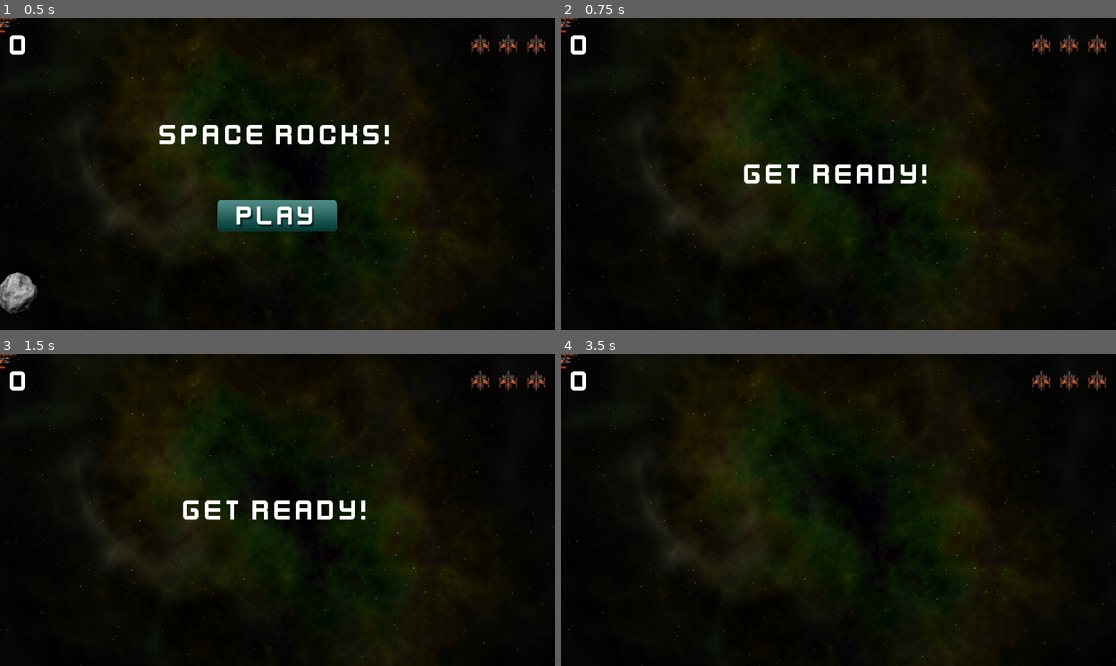
Above: before the commit, frames 1-4 (two rows, left to right).
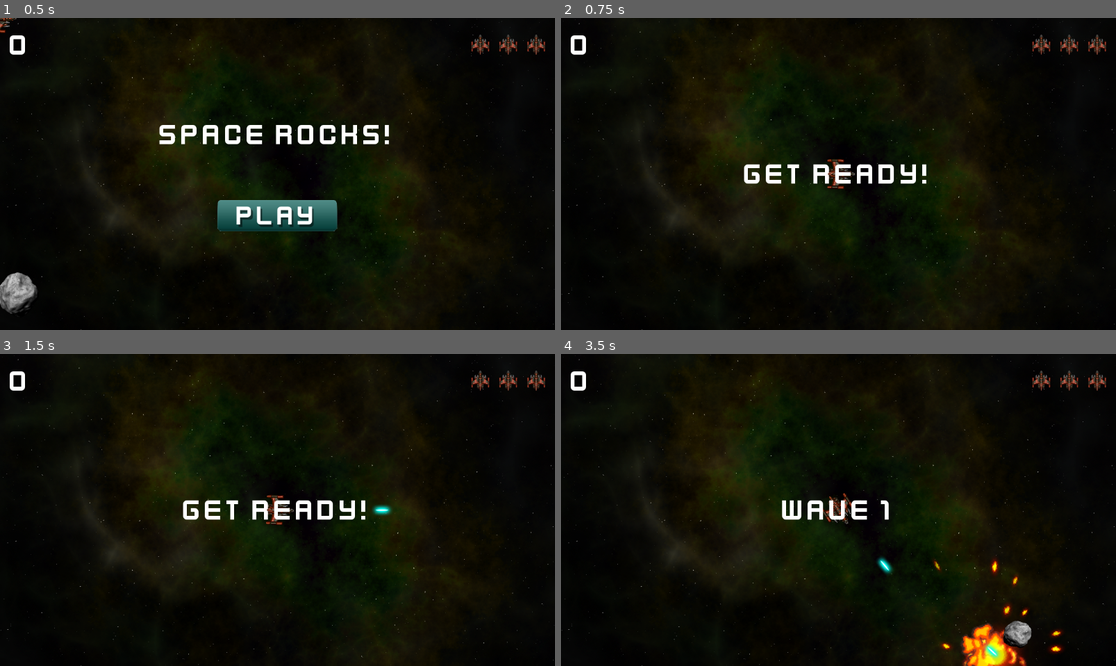
Above: after the commit, the same moments.

Repository: R2Road/book_godot4_game_development_projects
Game: Godot game, scene res://main.tscn
The game is run twice, just before and just after one commit, with the same random seed, the same clock (stepped at 60 frames per second) and the same inputs.
Inputs (mouse positions are in pixels of both pictures, inside the frame that each line leads up to):
- Up to frame 1 (0.5 s): no input
- Up to frame 2 (0.75 s): click (838, 214) at 0.5 s
- Up to frame 3 (1.5 s): tap Enter at 1.25 s; hold D (rotate_right) from 1.28 s (still down); hold Space (shoot) from 1.28 s (still down)
- Up to frame 4 (3.5 s): release D (rotate_right) at 2.03 s; release Space (shoot) at 2.03 s; hold A (rotate_left) 2.03-2.78 s; tap Space (shoot) at 2.1 s; hold D (rotate_right) from 2.78 s (still down); hold Space (shoot) from 2.78 s (still down)

Frame 1 is identical in both runs. In frame 2, 0.2% of the frame differs, in the area x 0-53%, y 0-55%; in frame 3, 0.3%; in frame 4, 2.7%, in the area x 0-91%, y 0-100%.
Error before the commit: Parse Error: Function "explode()" not found in base self. (res://player.gd:162)

Commit message:
update script : player

Diff:
--- a/chapter_3_space_rock/player.gd
+++ b/chapter_3_space_rock/player.gd
@@ -142,6 +142,12 @@
 	lives = 3
 	change_state( ALIVE )
 
+func explode():
+	$Explosion.show()
+	$Explosion/AnimationPlayer.play( "explosion" )
+	await $Explosion/AnimationPlayer.animation_finished
+	$Explosion.hide()
+
 
 
 #
